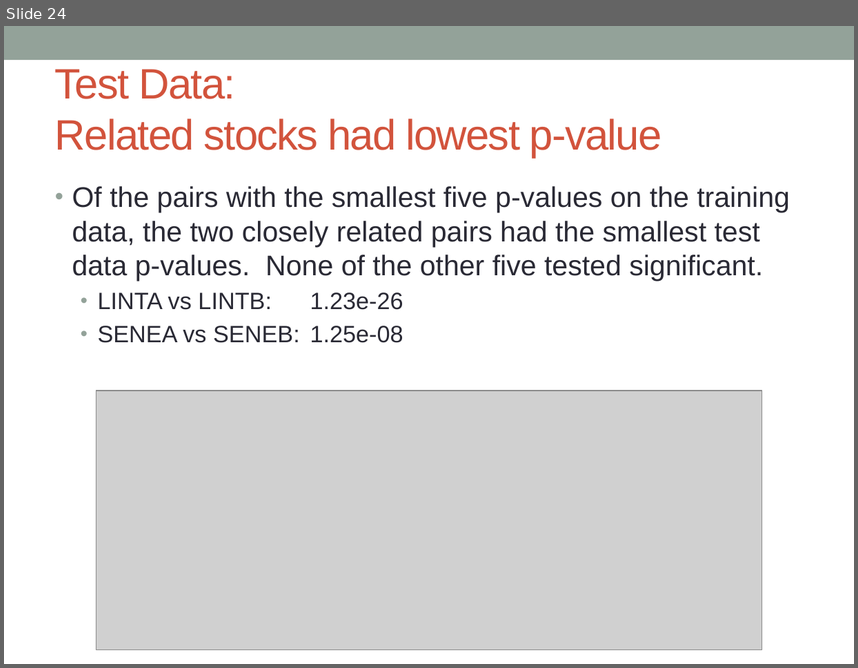
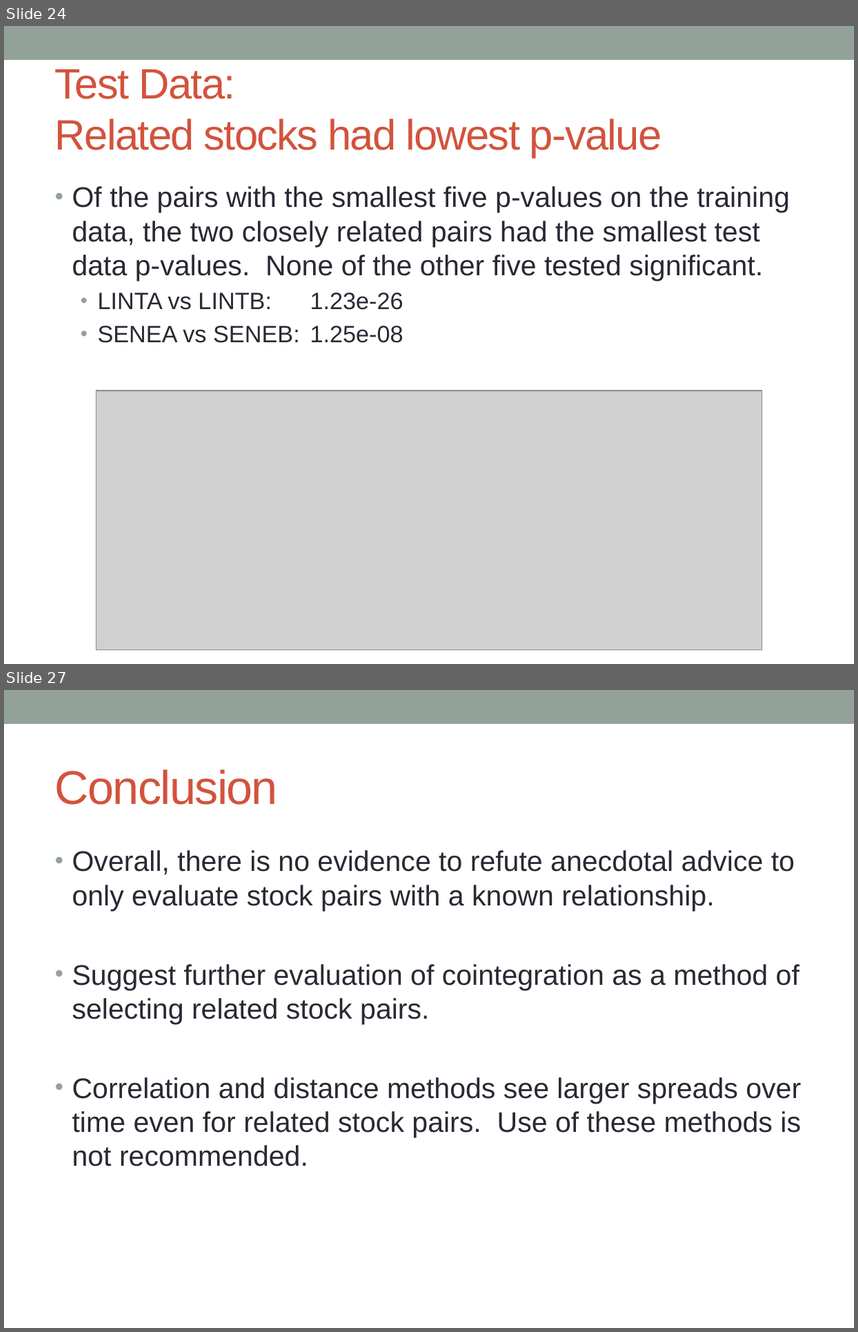
Before and after one commit to jeffreydarling/222project, a slide deck: PairsTradeSlides.pptx. Shown one above the other, each under a label of ours: slide 24 before the commit, slides 24 and 27 after it; the slides between them are not shown. The pictures are 858x668 and 858x1332 pixels, drawn with LibreOffice and Linux fonts; fonts in the diff are those of the drawing; grey boxes stand for pictures. Boxes give left, top, right and bottom in pixels: in the first picture for what was removed or moved away, otherwise in the second. Text is boxed around its words. In the diff, an @@ line names an element or a change of style, - is before the commit and + after.

```diff
--- a/PairsTradeSlides.pptx
+++ b/PairsTradeSlides.pptx
@@ slide 27 added at box(4, 690, 854, 1328), background #FFFFFF; not listed: 1 template element that a slide beside it also shows @@
@@ title added at box(55, 769, 278, 805), 40 pt, text #D2533C @@
+Conclusion
@@ text added at box(72, 850, 801, 1166), 24 pt, text #292934 @@
+• Overall, there is no evidence to refute anecdotal advice to only evaluate stock pairs with a known relationship.
+• Suggest further evaluation of cointegration as a method of selecting related stock pairs.
+• Correlation and distance methods see larger spreads over time even for related stock pairs. Use of these methods is not recommended.
```
Also in this commit, not shown: 2 other slides added.
